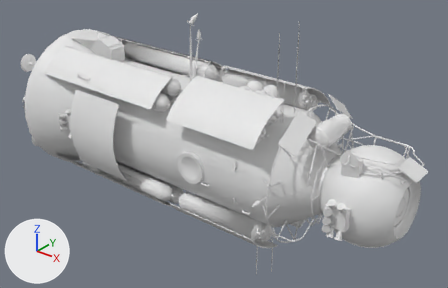
Before and after pictures for a commit that changed the FBX model Mesh/iss_zarya.fbx.
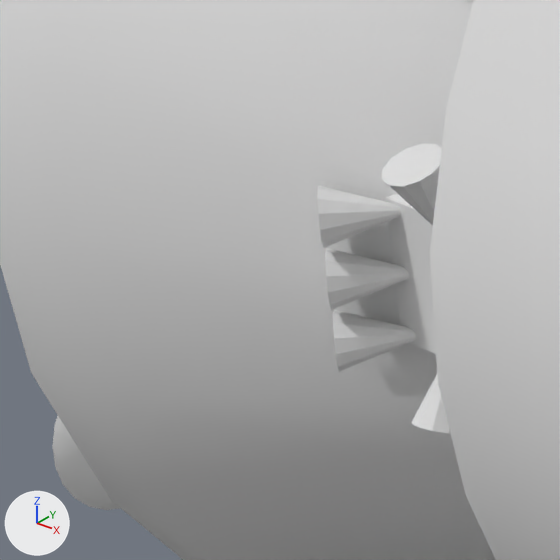
The first picture shows the older version from a 50 mm camera at (6.43, -7.33, 4.58) aimed at (0.3, 0.34, -0.18). The close-ups show both versions on the part from 6% to 19% of the width and 33% to 52% of the height of that picture; other places that the commit changed are outside them. Arrows for +X, +Y and +Z are at lower left; the lights stay in place. Objects named as collision shapes, trigger or cutter boxes, shadow casters or lower levels of detail are left out. Where no turn or scale is listed for an object, it has been applied to the vertices.

The first close-up shows 'Corps', 'Paraboles', 'RCS B', 'Radiateurs B'.
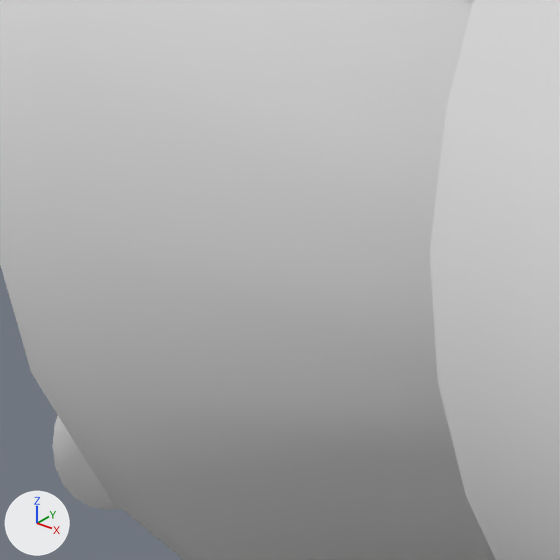
Where the change shows, as pixel boxes (x1, y1, x2, y2) in the close-ups (560 x 560 px):
'RCS B', deleted
    before: (317, 144, 450, 433)

What the commit changed:
Object 'RCS B' (ob_rcs_b) is deleted.
